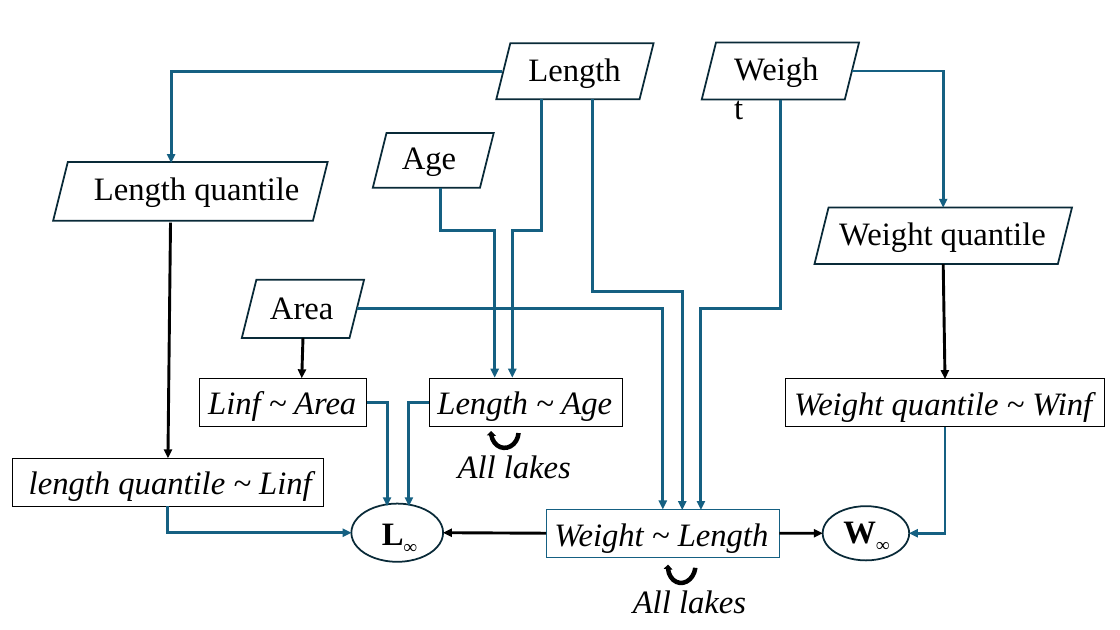
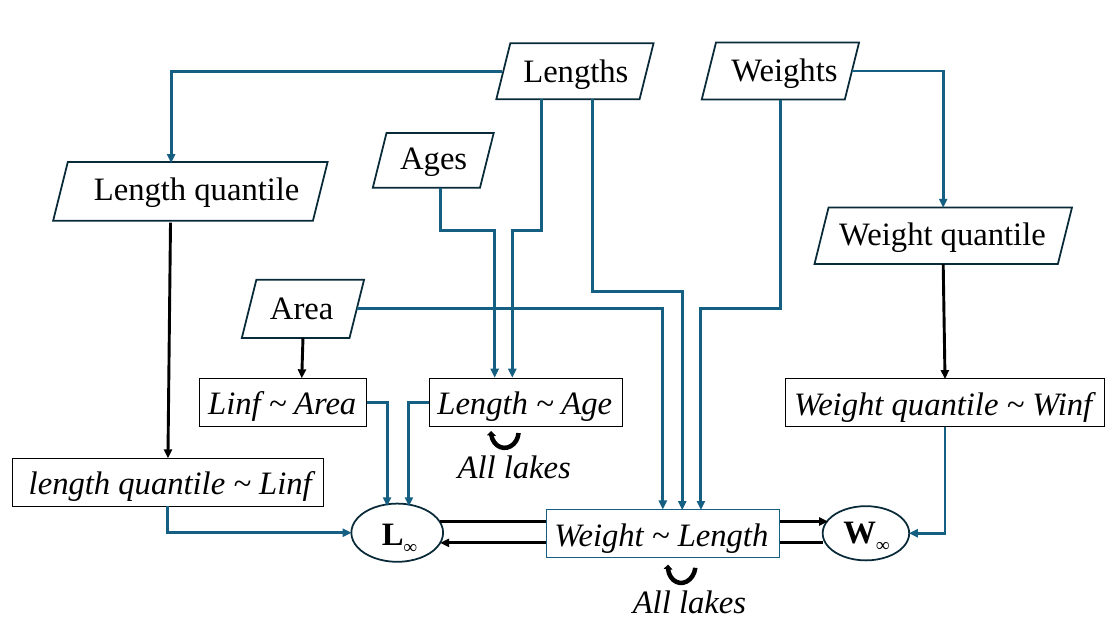
Before and after one commit to ADFG-DSF/lake_trout_lengthweight, a slide deck: slide 1 of flowchart1.pptx. Drawn at 1120x630 pixels with LibreOffice and Linux fonts; fonts in the diff are those of the drawing. Boxes give left, top, right and bottom in pixels: in the first picture for what was removed or moved away, otherwise in the second. Text is boxed around its words. In the diff, an @@ line names an element or a change of style, - is before the commit and + after.

```diff
--- a/flowchart1.pptx
+++ b/flowchart1.pptx
@@ text at (x1=523, y1=59, x2=628, y2=88): text changed @@
-Length
+Lengths
@@ text at (x1=731, y1=58, x2=837, y2=88): text changed @@
-Weight
+Weights
@@ text at (x1=400, y1=147, x2=467, y2=176): text changed @@
-Age
+Ages
@@ rectangle "Weight ~ Length" at (x1=546, y1=509, x2=780, y2=557): fill none to #FFFFFF @@
@@ arrow moved from (780, 534) - (823, 534) to (440, 522) - (828, 522) @@
@@ arrow moved from (546, 534) - (444, 533) to (823, 543) - (440, 543) @@
```
Also in this commit, not shown: 6 other files.
